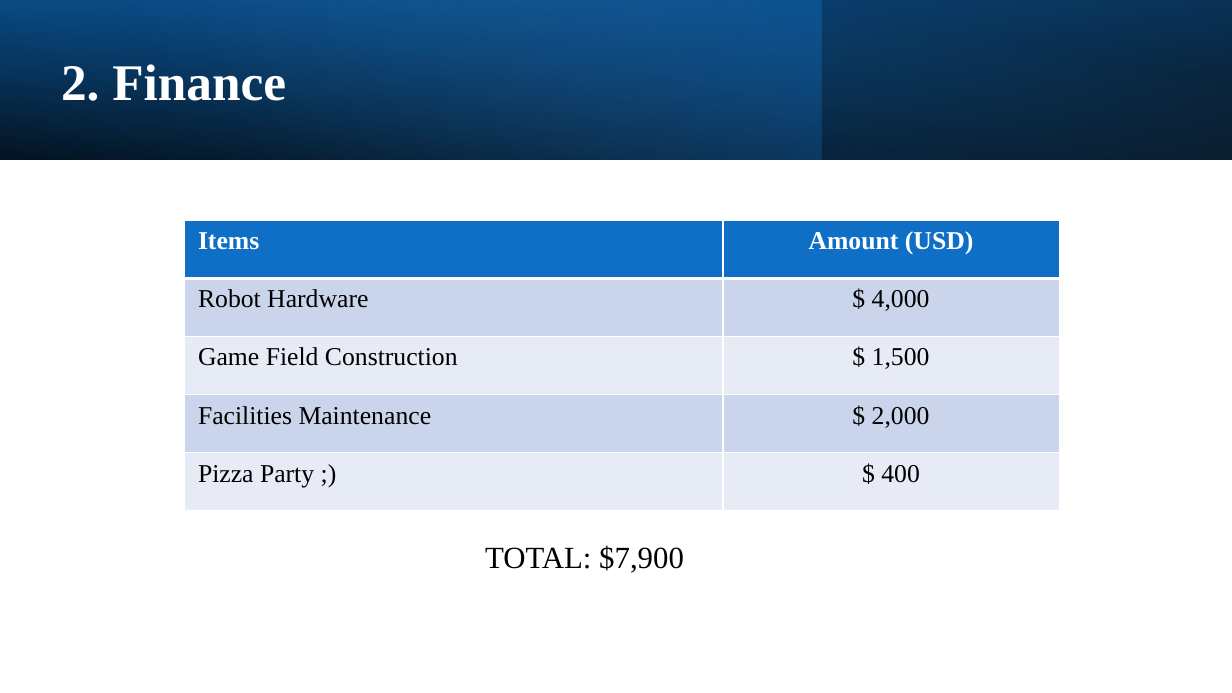
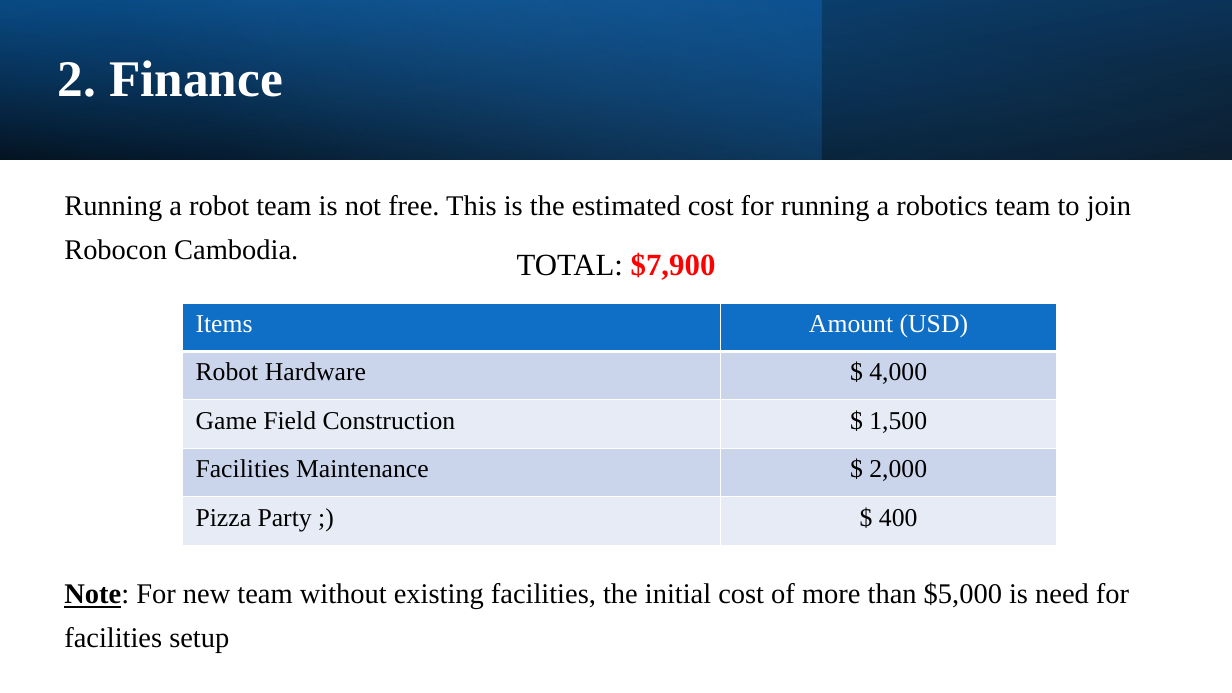
Before and after one commit to MorokotSakal/robotics-se, a slide deck: slide 7 of RoboticsTeam_SysEng_211227.pptx. Drawn at 1232x693 pixels with LibreOffice and Linux fonts; fonts in the diff are those of the drawing; background and template pictures are left out. Boxes give left, top, right and bottom in pixels: in the first picture for what was removed or moved away, otherwise in the second. Text is boxed around its words. In the diff, an @@ line names an element or a change of style, - is before the commit and + after.

Commit message:
revise the overall content, added design flow

```diff
--- a/RoboticsTeam_SysEng_211227.pptx
+++ b/RoboticsTeam_SysEng_211227.pptx
@@ rectangle at <box>0,0,1232,159</box>: fill gradient #000000 to #0F6FC6 to gradient #000000 to #0B5394; rotation 0 to 180 degrees @@
@@ rectangle at <box>0,0,1232,159</box>: fill gradient #000000 to #0B5394 to gradient #000000 to #0F6FC6; rotation 180 to 0 degrees @@
@@ title "2. Finance": place and size @@
-title "2. Finance" at <box>61,64,286,101</box>
+title "2. Finance" at <box>58,60,283,97</box>
@@ text added at <box>64,195,1131,653</box>, 22.2 pt, text #000000 @@
+Running a robot team is not free. This is the estimated cost for running a robotics team to join Robocon Cambodia.
+Note: For new team without existing facilities, the initial cost of more than $5,000 is need for facilities setup
@@ text "TOTAL: $7,900": place and size @@
-text "TOTAL: $7,900" at <box>485,545,684,573</box>
+text "TOTAL: $7,900" at <box>517,252,716,280</box>
@@ text "TOTAL: $7,900" at <box>517,252,716,280</box>: text colour #000000 to #FF0000, bold on in "$7,900" @@
@@ table: place and size @@
-table at <box>185,220,1059,523</box>
+table at <box>182,303,1056,606</box>
```
Also in this commit, not shown: 14 other slides changed, 2 slides added, 1 slide removed.
